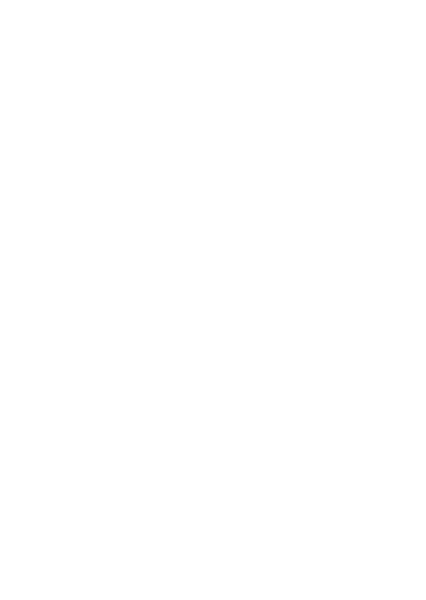
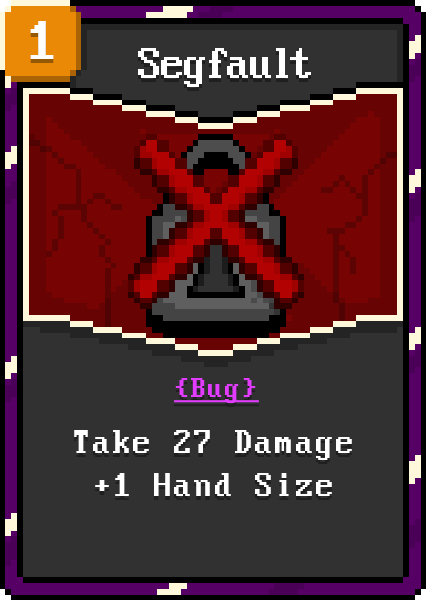
Layers edited between the first and the second 426px x 600px image:
added group "Segfault" (1st of 2) with 5 layers above "Firewall" over [0, 0, 426, 600]
added layer "1" (1st of 4, in "Segfault") in group "Segfault" over [30, 21, 54, 59]
added layer "Take 27 Damage +1 Hand Size" in group "Segfault" over [74, 430, 352, 496]
added layer "{Bug}" in group "Segfault" over [174, 378, 259, 403]
added layer "Segfault" (2nd of 2, in "Segfault") in group "Segfault" over [138, 48, 311, 87]
added layer "segfault" in group "Segfault" over [0, 0, 426, 600]
